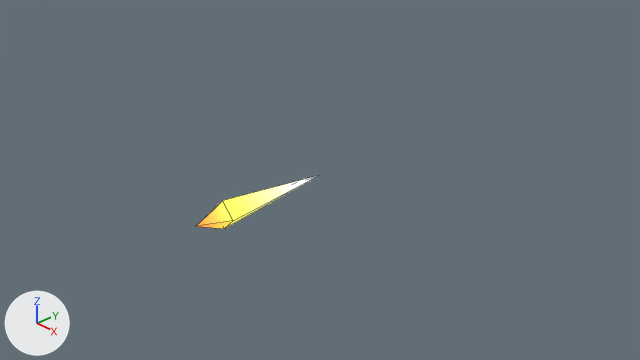
The Blender file asset creation/spark.blend: old version first, new version second.
Camera for both pictures: the file's camera 'Camera'. Every picture has the same lights, and +X, +Y and +Z are marked at lower left. Mesh edges are drawn as thin lines.

Script lines for the objects in view, before the commit:
```python
me_plane_001 = bpy.data.meshes.new('Plane.001')
me_plane_001.from_pydata(...)  # 6 vertices, 8 faces; spans x -0.74..0.74, y -7.73..-0.01, z -0.74..0.76
me_plane_001.materials.append(mat_material)
ob_spear_shaped_spark = bpy.data.objects.new('spear shaped spark', me_plane_001)
ob_spear_shaped_spark.location = (0.0, 0.0, 0.0)
ob_spear_shaped_spark.scale = (0.248, 0.248, 0.248)
```
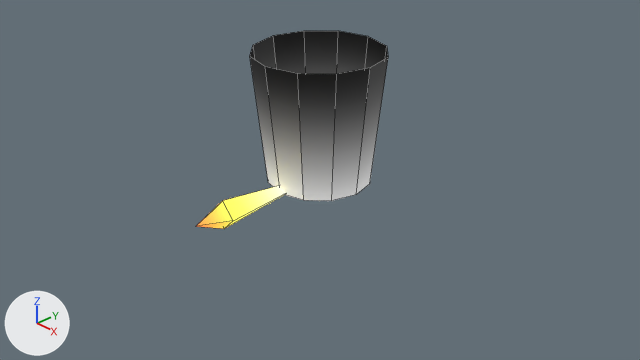
Edits to the bpy script that builds the scene:
```text
Add img_pickup_texture_png:
    img_pickup_texture_png = load_image('pickup texture.png', '../Grocery-Glide-Drift-Fever/Assets/Materials and Models/Meshes/pickup.fbm/pickup texture.png', 1000, 1000, 'sRGB')
Add mat_pickup:
    mat_pickup = bpy.data.materials.new('pickup')
    mat_pickup.use_nodes = True; mat_pickup.node_tree.nodes.clear()
    _N = mat_pickup.node_tree.nodes; _L = mat_pickup.node_tree.links
    n0 = _N.new('ShaderNodeTexImage'); n0.name = 'Image Texture'
    n0.image = img_pickup_texture_png
    n1 = _N.new('ShaderNodeBsdfPrincipled'); n1.name = 'Principled BSDF'
    n1.inputs[28].default_value = 0.2  # 'Emission Strength'
    n2 = _N.new('ShaderNodeOutputMaterial'); n2.name = 'Material Output'
    _L.new(n0.outputs[0], n1.inputs[0])  # 'Color' to 'Base Color'
    _L.new(n0.outputs[0], n1.inputs[27])  # 'Color' to 'Emission Color'
    _L.new(n1.outputs[0], n2.inputs[0])  # 'BSDF' to 'Surface'
Add me_cylinder:
    me_cylinder.from_pydata(...)  # 24 vertices, 12 faces; spans x -0.83..0.83, y -0.83..0.83, z -0.03..1.64
    me_cylinder.materials.append(mat_pickup)
Add ob_cylinder:
    ob_cylinder = bpy.data.objects.new('Cylinder', me_cylinder)
    ob_cylinder.location = (0.0, 0.0, 0.0)
```

Pixel boxes (x1, y1, x2, y2) of what changed, in the pictures (640 x 360 px):
'Cylinder', added: after (250, 31, 388, 201)
